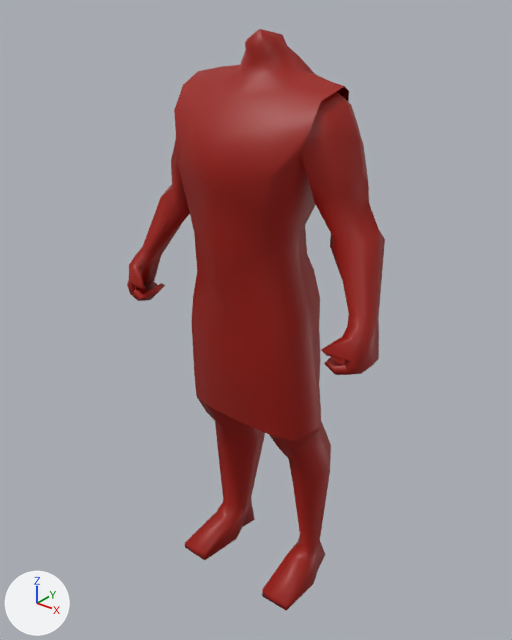
Before and after pictures for a commit that changed the COLLADA model art/meshes/skeletal/new/m_armor_tunic_long.dae.
Both versions are drawn from a 50 mm camera at (2.64, -3.32, 4.12) aimed at (-0.04, 0.03, 2.04). The axes (+X, +Y, +Z) are drawn at lower left. The lights are the same throughout. Vertices at the same position are counted once.

Names of what the first picture shows: 'm_armor_tunic_long'.
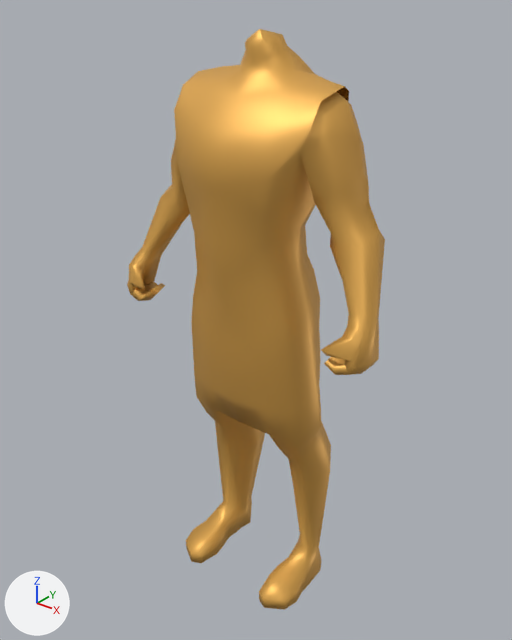
Boxes [x1, y1, x2, y2] around the edits, measured in the pictures (512 x 640 px):
'm_armor_tunic_long', reshaped
    before: [127, 29, 385, 611]
    after: [127, 29, 385, 610]
part 1 of me_cube_017, built on
    before: [185, 501, 326, 611]
    after: [186, 501, 321, 610]
part 2 of me_cube_017, recoloured
    both: [127, 29, 385, 554]

What the commit changed:
Material 'Skin' (mat_skin) is new.
Its base color is (0.8, 0.433, 0.0937) (orange #e7b056).
Its metallic is 0.5.
me_cube_017 is used by ob_m_armor_tunic_long; location (0.0, 0.0, 0.0).
me_cube_017 had 391 vertices, 752 faces and spanned x -0.96..0.96, y -0.43..0.4, z 0.0..3.85.
me_cube_017 now has 433 vertices, 836 faces and spans x -0.96..0.96, y -0.43..0.4, z 0.0..3.85.
Part 1, on me_cube_017:
20 vertices are removed from x -0.51..0.51, y -0.3..0.34, z 0.0..0.18.
60 faces are deleted.
4 vertices move from x -0.5..0.5, y -0.3..0.04, z 0.05..0.17 to x -0.47..0.47, y -0.08..0.0, z 0.14..0.19.
62 vertices are added at x -0.51..0.51, y -0.38..0.3, z 0.0..0.18.
144 new faces join them.
me_cube_017 part 2: 692 faces spanning x -0.96..0.96, y -0.43..0.4, z 0.14..3.85 switch from mat_unit_001 (red #9c1000) to mat_skin (orange #e7b056).
